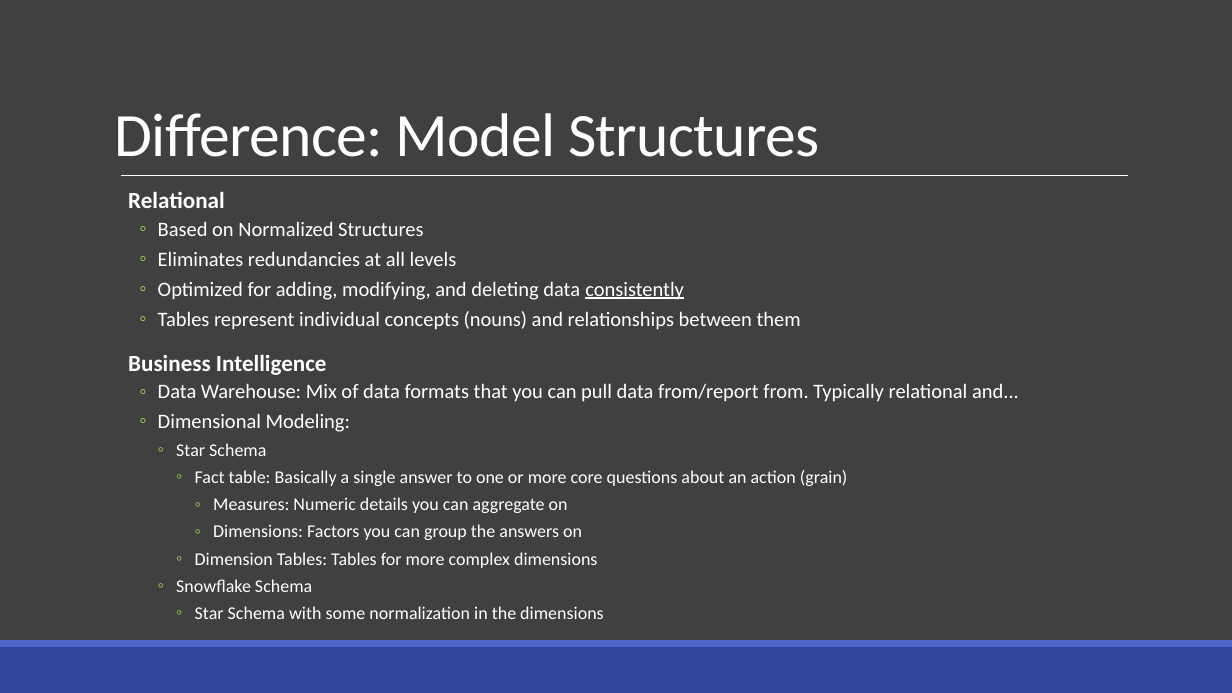
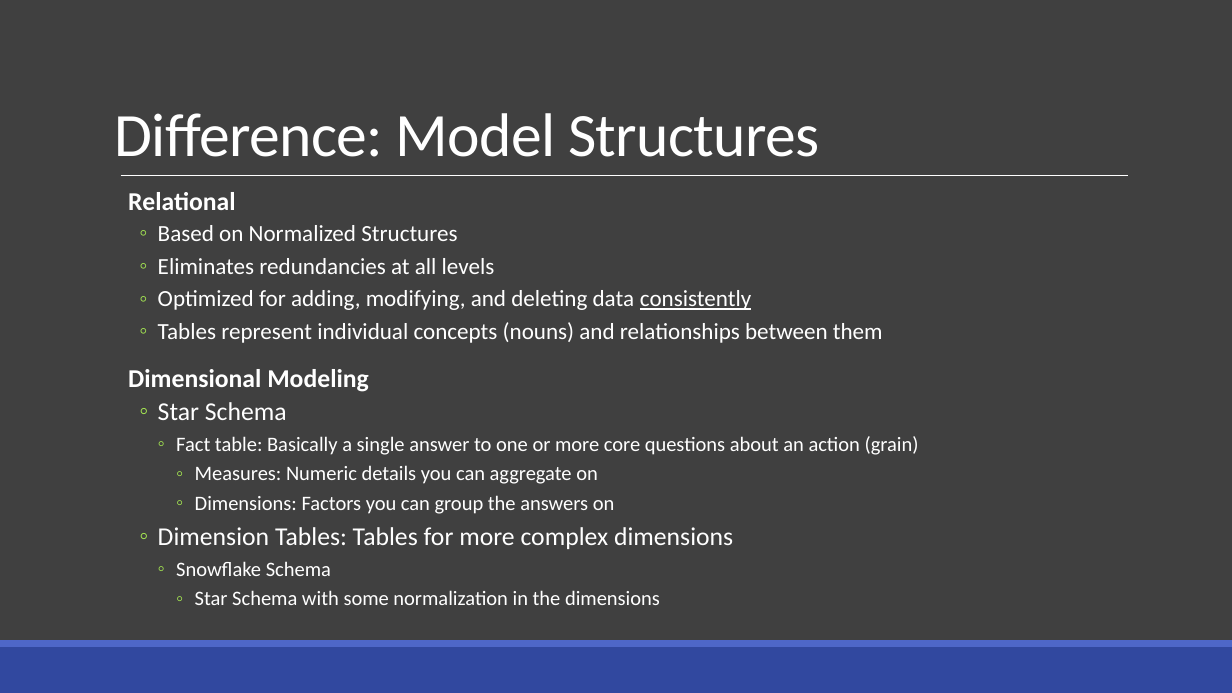
Before and after one commit to drsqlgithub/Presentation-Downloads, a slide deck: slide 14 of BI Versus Relational Design/Bi Versus Relational.pptx. Drawn at 1232x693 pixels with LibreOffice and Linux fonts; fonts in the diff are those of the drawing. Boxes give left, top, right and bottom in pixels: in the first picture for what was removed or moved away, otherwise in the second. Text is boxed around its words. In the diff, an @@ line names an element or a change of style, - is before the commit and + after.

Commit message:
slight upgrades to remove BI and make it Dimensional

```diff
--- a/BI Versus Relational Design/Bi Versus Relational.pptx
+++ b/BI Versus Relational Design/Bi Versus Relational.pptx
@@ text at <box>128,192,919,605</box>: size 18 to 20 pt in "Relational"; size 16 to 18 pt in "Based on Normalized Structures", "Eliminates redundancies at all levels", "Optimized for adding, modifying, and deleting data ...", "Tables represent individual concepts (nouns) and relationshi ..."; size 14 to 20 pt in "Star Schema", "Dimension Tables: Tables for more complex dimensions"; size 14 to 16 pt in "Fact table: Basically a single answer to ...", "Measures: Numeric details you can aggregate on", "Dimensions: Factors you can group the answers ...", "Snowflake Schema" and 1 more places; list level 3 to 2 in "Star Schema"; list level 4 to 3 in "Fact table: Basically a single ..."; list level 5 to 4 in "Measures: Numeric details you can ..."; list level 5 to 4 in "Dimensions: Factors you can group ..."; list level 4 to 2 in "Dimension Tables: Tables for more ..." @@
@@ text at <box>128,369,369,392</box>: text changed; size 16 to 20 pt; bold on @@
-  Business Intelligence
-  ◦ Data Warehouse: Mix of data formats that you can pull data from/report from. Typically relational and...
-  ◦ Dimensional Modeling:
+  Dimensional Modeling
```
Also in this commit, not shown: 7 other slides changed.
